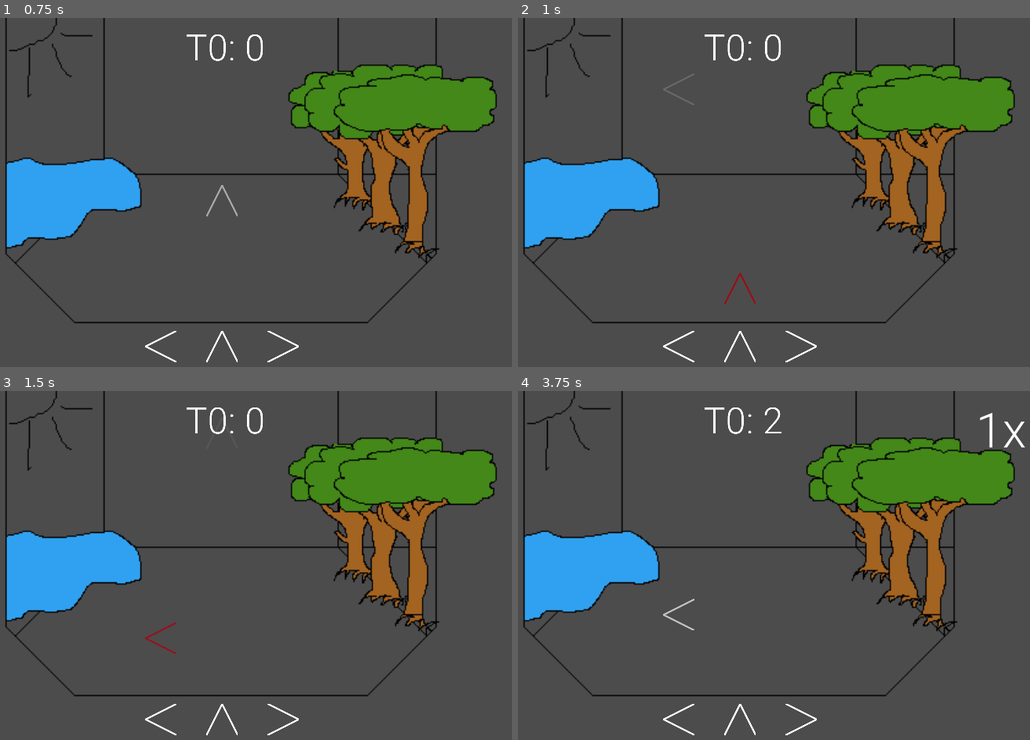
Above: before the commit, frames 1-4 (two rows, left to right).
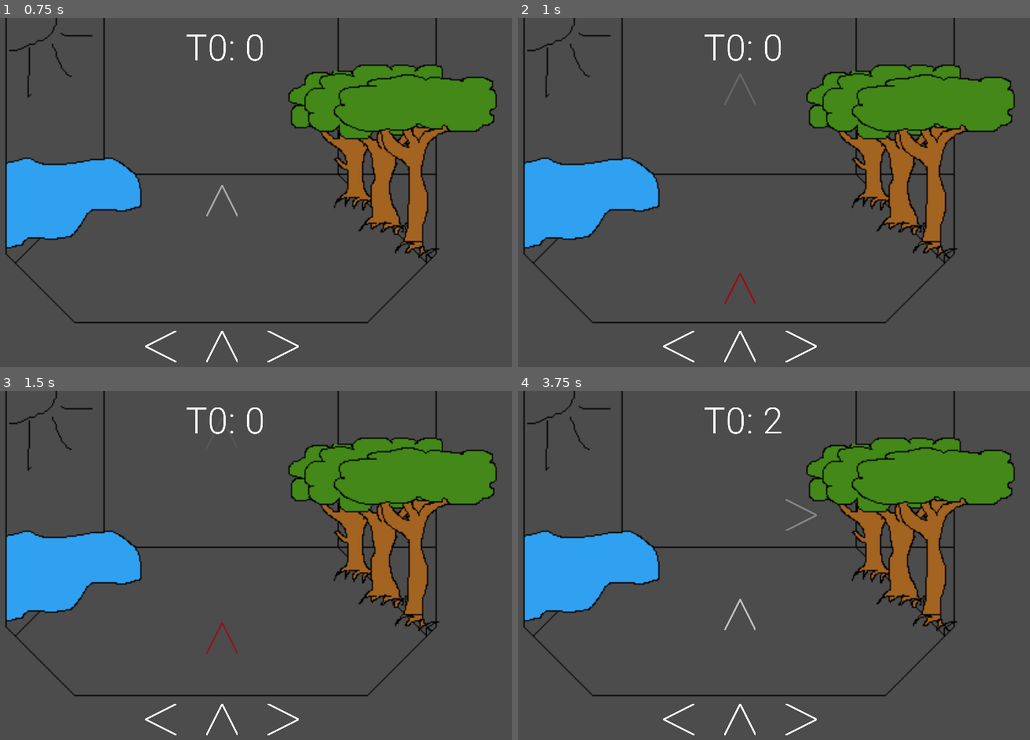
Above: after the commit, the same moments.

Repository: Sntx626/GameJam5
Game: Godot game, scene res://Scenes/MainScene.tscn
The game is run twice, just before and just after one commit, with the same random seed, the same clock (stepped at 60 frames per second) and the same inputs.
Inputs:
- Up to frame 1 (0.75 s): tap Enter at 0.5 s; hold Right (A_right) from 0.53 s (still down)
- Up to frame 2 (1 s): keep holding Right (A_right)
- Up to frame 3 (1.5 s): release Right (A_right) at 1.28 s; hold Left (A_left) from 1.28 s (still down)
- Up to frame 4 (3.75 s): release Left (A_left) at 2.03 s; hold Right (A_right) 2.03-2.78 s; hold Up (A_up) 2.78-3.53 s; hold Left (A_left) from 3.53 s (still down)

Frame 1 is identical in both runs. In frame 2, 0.1% of the frame differs, in the area x 28-47%, y 15-25%; in frame 3, 0.1%; in frame 4, 0.4%, in the area x 28-100%, y 6-69%.

Commit message:
Added Failsound and Sound feedback

Diff:
--- a/Scenes/MainScene.gd
+++ b/Scenes/MainScene.gd
@@ -6,9 +6,39 @@
 var klicker = null
 var song_audio_stream = [];
 var main_instrument_audio_stream;
+var main_instrument_playtime = 2*1000;
+var time_beetween_failure = 1 * 1000;
+var last_fail = 0;
+var play = false;
+
 func _ready():
 	klicker = $Klicker
-	song_audio_stream.append($AudioStreamPlayer)
+	song_audio_stream.append($AudioStreamBass)
+	song_audio_stream.append($AudioStreamLead)
+	song_audio_stream.append($AudioStreamHiHats)
+	song_audio_stream.append($AudioStreamKick)
+	song_audio_stream.append($AudioStreamRegen)
+	song_audio_stream.append($AudioStreamRhodes)
+	main_instrument_audio_stream = $AudioStreamHiHats
+	main_instrument_audio_stream.volume_db = -80;
+
+func _process(delta):
+	if not last_fail == 0:
+		var timeCollapsed = delta * 1000;
+		last_fail -= timeCollapsed;
+		if (last_fail <= 0):
+			last_fail = 0;
+
+func failNode():
+	if (last_fail == 0):
+		$AudioStreamFail.play(0)
+		last_fail = time_beetween_failure;
+	if (play):
+		play = false;
+		main_instrument_audio_stream.volume_db = -80;
+
 func hitNode():
-	print("Test")
+	if (not play):
+		play = true;
+		main_instrument_audio_stream.volume_db = -10;
 	pass;
--- a/Scenes/MainScene.tscn
+++ b/Scenes/MainScene.tscn
@@ -1,10 +1,17 @@
-[gd_scene load_steps=6 format=2]
+[gd_scene load_steps=13 format=2]
 
 [ext_resource path="res://Scenes/MainScene.gd" type="Script" id=1]
 [ext_resource path="res://Scenes/UI.tscn" type="PackedScene" id=2]
 [ext_resource path="res://Scenes/klicker.tscn" type="PackedScene" id=3]
 [ext_resource path="res://Assets/stageExample.png" type="Texture" id=4]
 [ext_resource path="res://Sounds/GameJamLofi1_52BPM.mp3" type="AudioStream" id=5]
+[ext_resource path="res://Sounds/GameJamLofi1_52Bpm/Lofi#1 Bass.wav" type="AudioStream" id=6]
+[ext_resource path="res://Sounds/GameJamLofi1_52Bpm/Lofi#1 Lead.wav" type="AudioStream" id=7]
+[ext_resource path="res://Sounds/GameJamLofi1_52Bpm/Lofi#1 HiHats.wav" type="AudioStream" id=8]
+[ext_resource path="res://Sounds/GameJamLofi1_52Bpm/Lofi#1 Kick+Snare.wav" type="AudioStream" id=9]
+[ext_resource path="res://Sounds/GameJamLofi1_52Bpm/Lofi#1 Rhodes.wav" type="AudioStream" id=10]
+[ext_resource path="res://Sounds/GameJamLofi1_52Bpm/Lofi#1 Regen.wav" type="AudioStream" id=11]
+[ext_resource path="res://Sounds/FailSound.wav" type="AudioStream" id=12]
 
 [node name="MainScene" type="Node2D"]
 script = ExtResource( 1 )
@@ -21,3 +28,37 @@
 [node name="AudioStreamPlayer" type="AudioStreamPlayer" parent="."]
 stream = ExtResource( 5 )
 volume_db = -10.0
+
+[node name="AudioStreamRhodes" type="AudioStreamPlayer" parent="."]
+stream = ExtResource( 10 )
+volume_db = -10.0
+autoplay = true
+
+[node name="AudioStreamRegen" type="AudioStreamPlayer" parent="."]
+stream = ExtResource( 11 )
+volume_db = -10.0
+autoplay = true
+
+[node name="AudioStreamKick" type="AudioStreamPlayer" parent="."]
+stream = ExtResource( 9 )
+volume_db = -10.0
+autoplay = true
+
+[node name="AudioStreamLead" type="AudioStreamPlayer" parent="."]
+stream = ExtResource( 7 )
+volume_db = -10.0
+autoplay = true
+
+[node name="AudioStreamHiHats" type="AudioStreamPlayer" parent="."]
+stream = ExtResource( 8 )
+volume_db = -80.0
+autoplay = true
+
+[node name="AudioStreamBass" type="AudioStreamPlayer" parent="."]
+stream = ExtResource( 6 )
+volume_db = -10.0
+autoplay = true
+
+[node name="AudioStreamFail" type="AudioStreamPlayer" parent="."]
+stream = ExtResource( 12 )
+volume_db = -10.0
--- a/Scenes/TemplateGhostArrow.gd
+++ b/Scenes/TemplateGhostArrow.gd
@@ -6,7 +6,7 @@
 var timeTraveld = 0;
 var stopped = false;
 
-var min_destroy = 0.4;
+var min_destroy = 0.5;
 var stages_offset = [0.05, 0.15, 0.3]
 var stages_color = [[0, 171, 83], [245, 245, 66], [171, 0, 14]]
 var stages_points = [3, 2, 1]
--- a/Scenes/UI.gd
+++ b/Scenes/UI.gd
@@ -1,10 +1,12 @@
 extends Node2D
-var templateUp =    ". . .   . . .   "
-var templateRight = " .              "
-var templateLeft =  "      .       . "
+var templateUp =    ". . . . . . . . . . . . . . . . "
+var templateRight = "               .                "
+var templateLeft =  "                               ."
 
 var bpm = 208;
 var showTimeBeat = 3;
+
+
 var frequenz = 60000/bpm;
 var showTime = frequenz*showTimeBeat;
 
@@ -29,6 +31,7 @@
 	$UI/ComboLabel.text = str(newValue) + 'x';
 	if (newValue == 0):
 		$UI/ComboLabel.visible = false;
+		get_parent().failNode();
 	else:
 		$UI/ComboLabel.visible = true;
 
@@ -50,9 +53,10 @@
 		if (not points == -1):
 			get_parent().klicker.add_to_currency(0,points)
 			if (points > 0):
+				get_parent().hitNode();
+			if (points == row[0].get("stages_points")[0]):
 				updateCombo(combo + 1)
-				get_parent().hitNode();
-			else:
+			elif (points == 0):
 				updateCombo(0)
 			#get_parent().get_child(2).add_to_currency(0,row[0].getStagePoints())
 			remove_child(row[0]);
@@ -80,14 +84,14 @@
 		timeCollapsed -= frequenz;
 		if (templateUp[(tick+showTimeBeat)%templateUp.length()] == '.'):
 			addArrow($UI/ArrowTop, arrow_up_list);
-		if (templateRight[(tick+showTimeBeat)%templateUp.length()] == '.'):
+		if (templateRight[(tick+showTimeBeat)%templateRight.length()] == '.'):
 			addArrow($UI/ArrowRight, arrow_right_list);
-		if (templateLeft[(tick+showTimeBeat)%templateUp.length()] == '.'):
+		if (templateLeft[(tick+showTimeBeat)%templateLeft.length()] == '.'):
 			addArrow($UI/ArrowLeft, arrow_left_list);
 		var song_audio_stream = get_parent().get("song_audio_stream");
-		for audio_stream in song_audio_stream:
-			if (not audio_stream.playing):
-				audio_stream.play(0)
+		#for audio_stream in song_audio_stream:
+		#	if (not audio_stream.playing):
+		#		audio_stream.play(0)
 	clearRowFromStopped(arrow_up_list)
 	clearRowFromStopped(arrow_left_list)
 	clearRowFromStopped(arrow_right_list)
Not shown, added: Sounds/FailSound.wav.import
Not shown, added: Sounds/GameJamLofi1_52Bpm/FailSound.wav.import
Not shown, added: Sounds/GameJamLofi1_52Bpm/Lofi#1 Bass.wav.import
Not shown, added: Sounds/GameJamLofi1_52Bpm/Lofi#1 HiHats.wav.import
Not shown, added: Sounds/GameJamLofi1_52Bpm/Lofi#1 Kick+Snare.wav.import
Not shown, added: Sounds/GameJamLofi1_52Bpm/Lofi#1 Lead.wav.import
Not shown, added: Sounds/GameJamLofi1_52Bpm/Lofi#1 Regen.wav.import
Not shown, added: Sounds/GameJamLofi1_52Bpm/Lofi#1 Rhodes.wav.import
Not shown, added: Sounds/FailSound.wav
Not shown, added: Sounds/GameJamLofi1_52Bpm/FailSound.wav
Not shown, added: Sounds/GameJamLofi1_52Bpm/Lofi#1 Bass.wav
Not shown, added: Sounds/GameJamLofi1_52Bpm/Lofi#1 HiHats.wav
(and 4 more such lines)
